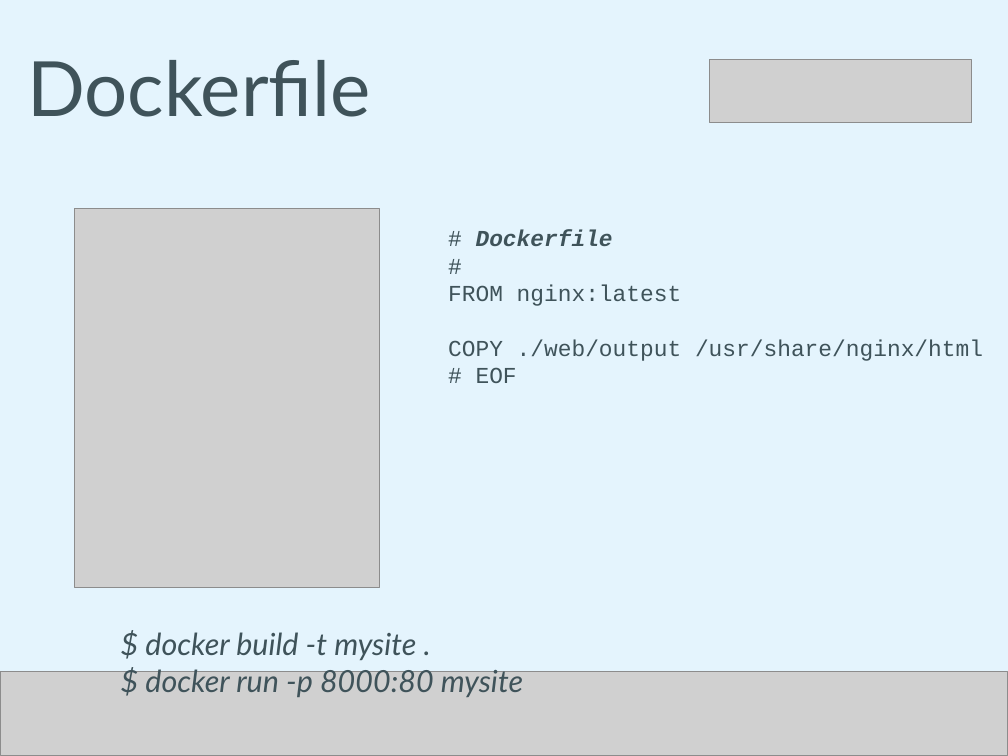
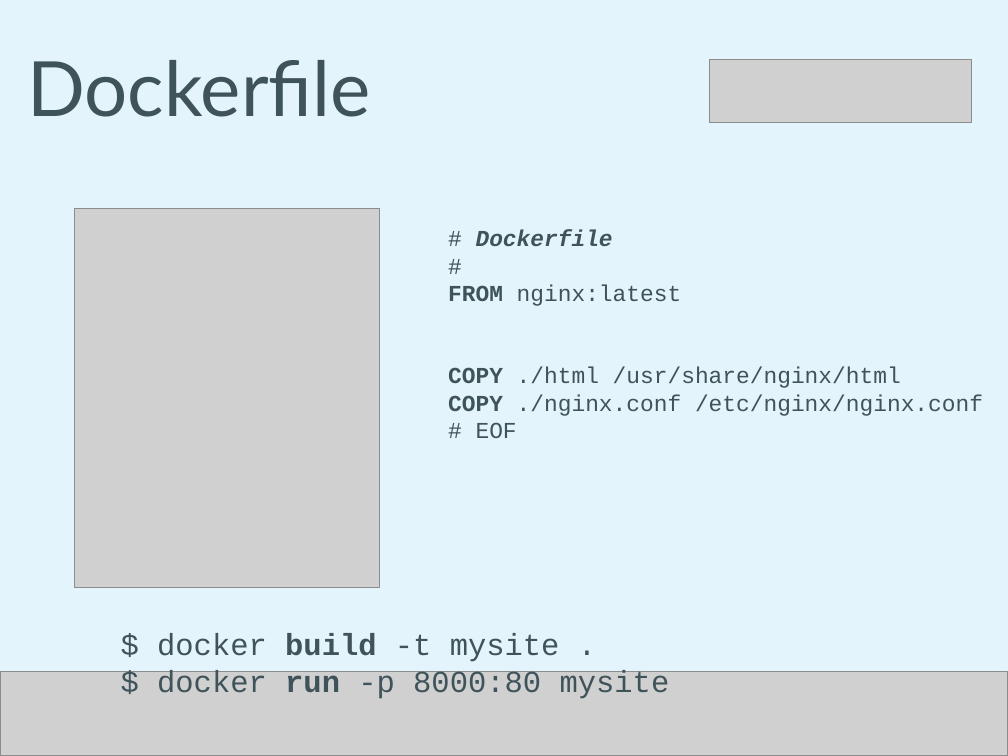
Before and after one commit to humitos/docker-workshop, a slide deck: slide 33 of talk/docker.odp (slide 26 before the commit). Drawn at 1008x756 pixels with LibreOffice and Linux fonts; fonts in the diff are those of the drawing; grey boxes stand for pictures. Boxes give left, top, right and bottom in pixels: in the first picture for what was removed or moved away, otherwise in the second. Text is boxed around its words. In the diff, an @@ line names an element or a change of style, - is before the commit and + after.

```diff
--- a/talk/docker.odp
+++ b/talk/docker.odp
@@ text at <box>448,285,682,306</box>: bold on in "FROM" @@
@@ text at <box>448,367,983,416</box>: text changed @@
-COPY ./web/output /usr/share/nginx/html
+COPY ./html /usr/share/nginx/html
+COPY ./nginx.conf /etc/nginx/nginx.conf
@@ text "$ docker build -t mysite ..." at <box>157,634,670,699</box>: font Lato to Courier New, italic off; bold on in "build", "run" @@
```
Also in this commit, not shown: 3 other slides changed, 7 slides added, 1 slide removed.
